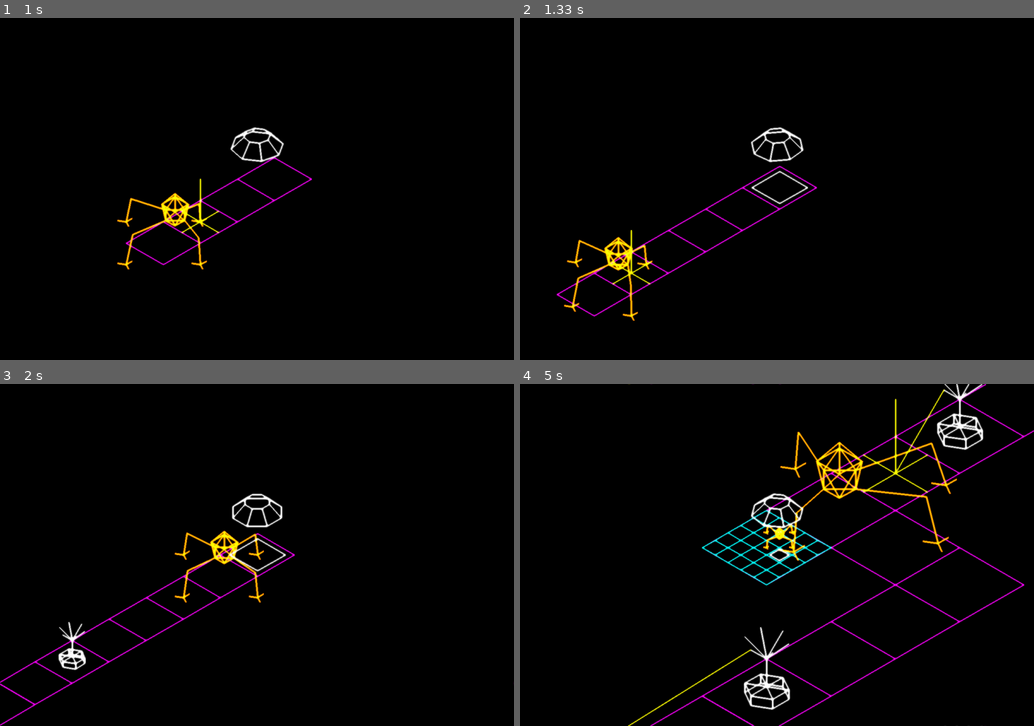
Above: before the commit, frames 1-4 (two rows, left to right).
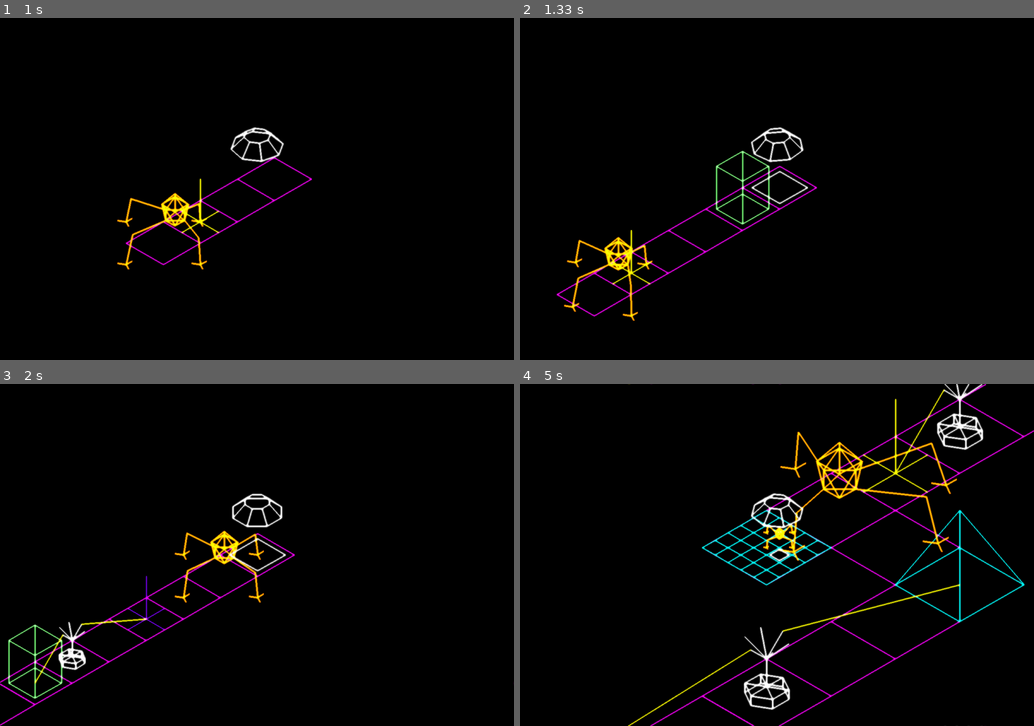
Above: after the commit, the same moments.

Repository: MathewKJ2048/pygame-jam-spring-2025
Game: pygame game, started from src/main.py
Two runs of this game, one before a commit and one after it. Both use one fixed random seed, a clock stepped at 60 frames per second and the inputs below.
Inputs:
- Up to frame 1 (1 s): tap B at 0.33 s; hold V from 0.67 s (still down); hold Right from 0.67 s (still down); tap E at 0.82 s
- Up to frame 2 (1.33 s): release V at 1.13 s; release Right at 1.13 s; hold V from 1.17 s (still down); hold Right from 1.17 s (still down); tap T at 1.32 s
- Up to frame 3 (2 s): release V at 1.63 s; release Right at 1.63 s; hold C from 1.67 s (still down); hold Right from 1.67 s (still down); tap B at 1.82 s
- Up to frame 4 (5 s): release C at 2.13 s; release Right at 2.13 s; hold H 2.17-2.63 s; hold Right 2.17-2.63 s; tap E at 2.32, 3.65 s; hold Right 2.67-3.13 s; tap T at 2.82, 4.15 s; hold Up 3.17-3.47 s; hold W 3.17-3.47 s; tap B at 3.32, 4.72 s; hold Right 3.5-3.97 s; hold Left 4-4.53 s; hold Down 4.57-4.87 s; hold S 4.57-4.87 s; hold Left from 4.9 s (still down)

Frame 1 is identical in both runs. In frame 2, 0.5% of the frame differs, in the area x 38-49%, y 38-61%; in frame 3, 0.7%; in frame 4, 0.9%, in the area x 51-99%, y 36-73%.

Commit message:
added elements, refactored powered objects inheritance

Diff:
--- /dev/null
+++ b/src/battery.py
@@ -0,0 +1,13 @@
+from conf import *
+from object import *
+
+class Battery(PoweredObject):
+	def get_color(self):
+		return GREEN
+	def get_lines(self):
+		n = 4
+		height = 1
+		base = [unit_vector3(i*math.pi*2/n + math.pi/4) for i in range(n)]
+		bottom = [b/2 for b in base]
+		top = [b/2+K3*height for b in base]
+		return make_pair_list(top)+make_pair_list(bottom)+interweave(bottom,top)
--- a/src/cannon.py
+++ b/src/cannon.py
@@ -1 +1,6 @@
 from conf import *
+from object import *
+
+class Cannon(PoweredObject):
+	def get_color(self):
+		return PURPLE
--- a/src/colors.py
+++ b/src/colors.py
@@ -23,3 +23,5 @@
 CYAN = (0,255,255)
 MAGENTA = (255,0,255)
 YELLOW = (255,255,0)
+GREEN = (100,250,100)
+PURPLE = (100,0,200)
--- a/src/conf.py
+++ b/src/conf.py
@@ -71,10 +71,15 @@
 	return math.cos(theta)*I3 + math.sin(theta)*J3
 
 def make_pair_list(base_list):
-	pair_list = []
-	for i in range(len(base_list)):
-		pair_list.append((base_list[i],base_list[(i+1)%len(base_list)]))
-	return pair_list
+	return [(base_list[i],base_list[(i+1)%len(base_list)]) for i in range(len(base_list))]
+
+def interweave(l1,l2,offset=0):
+	N = len(l1)
+	offset = offset+2*N
+	return [(l1[i],l2[(i+offset)%N]) for i in range(N)]
+
+def join(l,u):
+	return [(t,u) for t in l]
 
 def lerp_approach(current,target,rate,dt): # returns new target
 	change = rate*dt
--- a/src/engine.py
+++ b/src/engine.py
@@ -1,13 +1,8 @@
 from conf import *
 from object import *
 
-class Engine(PoweredObject):
-	PORT_NUM = 1
+class Engine(SingleSourcePoweredObject):
 	energy_rate = 1
-	def __init__(self):
-		super().__init__()
-		for p in self.PORTS:
-			p.type = OUTPUT
 	def get_energy(dt):
 		return Engine.energy_rate*dt
 	def get_color(self):
--- a/src/game.py
+++ b/src/game.py
@@ -4,6 +4,9 @@
 from bug import *
 from engine import *
 from tower import *
+from battery import *
+from warper import *
+from cannon import *
 
 
 class Game:
@@ -103,6 +106,21 @@
 		t = HighTower()
 		self.place_object(t)
 		self.make_connection(t)
+
+	def place_battery(self):
+		b = Battery()
+		self.place_object(b)
+		self.make_connection(b)
+
+	def place_cannon(self):
+		c = Cannon()
+		self.place_object(c)
+		self.make_connection(c)
+
+	def place_warper(self):
+		w = Warper()
+		self.place_object(w)
+		self.make_connection(w)
 
 	def make_connection(self,t):
 		# connection policy:
@@ -150,3 +168,38 @@
 		space = Space()
 		space.r = r_
 		self.spaces.append(space)
+
+
+
+def process_pressed_keys(game):
+	pressed_keys = pygame.key.get_pressed()
+	game.builder.v = Vector2(0,0)
+	if pressed_keys[pygame.K_LEFT]:
+		game.builder.v+=-I
+	if pressed_keys[pygame.K_RIGHT]:
+		game.builder.v+=I
+	if pressed_keys[pygame.K_UP]:
+		game.builder.v+=J
+	if pressed_keys[pygame.K_DOWN]:
+		game.builder.v+=-J
+	if game.builder.v.length() > 0:
+		game.builder.v = game.builder.v.normalize()
+	game.builder.v*=VELOCITY
+
+def process_keydown_event(event,game):
+	if event.key == pygame.K_s:
+		game.expand()
+	if event.key == pygame.K_b:
+		game.place_bug()
+	if event.key == pygame.K_e:
+		game.place_engine()
+	if event.key == pygame.K_t:
+		game.place_tower()
+	if event.key == pygame.K_h:
+		game.place_high_tower()
+	if event.key == pygame.K_v:
+		game.place_battery()
+	if event.key == pygame.K_w:
+		game.place_warper()
+	if event.key == pygame.K_c:
+		game.place_cannon()
--- a/src/main.py
+++ b/src/main.py
@@ -9,37 +9,14 @@
 	game = Game()
 	return game
 
-def process_keydown_event(event,game):
-	if event.key == pygame.K_s:
-		game.expand()
-	if event.key == pygame.K_b:
-		game.place_bug()
-	if event.key == pygame.K_e:
-		game.place_engine()
-	if event.key == pygame.K_t:
-		game.place_tower()
-	if event.key == pygame.K_h:
-		game.place_high_tower()
+
 
 def print_logs(dt):
 	log("framerate:",round(1/dt))
 	if DEBUG:
 		print(get_debug_transcript())
 
-def process_pressed_keys(game):
-	pressed_keys = pygame.key.get_pressed()
-	game.builder.v = Vector2(0,0)
-	if pressed_keys[pygame.K_LEFT]:
-		game.builder.v+=-I
-	if pressed_keys[pygame.K_RIGHT]:
-		game.builder.v+=I
-	if pressed_keys[pygame.K_UP]:
-		game.builder.v+=J
-	if pressed_keys[pygame.K_DOWN]:
-		game.builder.v+=-J
-	if game.builder.v.length() > 0:
-		game.builder.v = game.builder.v.normalize()
-	game.builder.v*=VELOCITY
+
 
 
 
--- a/src/object.py
+++ b/src/object.py
@@ -40,7 +40,7 @@
 	def is_free(self):
 		return self.connection == None
 	def is_compatible(self,p):
-		return (self.type == DUAL) or (p.type == DUAL) or (self.type != p.type)
+		return (self.type == DUAL) or (p.type == DUAL)
 	def connect(self,p):
 		p.connection = self
 		self.connection = p
@@ -51,11 +51,15 @@
 		return self.connection.parent
 
 class PoweredObject(PlacedObject):
-	PORT_NUM = 4
+	PORT_NUM = 1
 	RANGE = 1
+	CAPACITY = 0
 	def __init__(self):
 		super().__init__()
 		self.PORTS = [Port(self,Vector3(0,0,0)) for i in range(type(self).PORT_NUM)]
+		self.production_rate = 0
+		self.consumption_rate = 0
+		self.stored = 0
 
 	def get_connected_objects(self):
 		return [p.connection.parent for p in self.get_connected_ports()]
@@ -128,3 +132,17 @@
 				if pu.get_connected_object() == self and pv.get_connected_object() == o:
 					pu.disconnect(pv)
 					return True
+
+class SingleSourcePoweredObject(PoweredObject):
+	PORT_NUM = 1
+	def __init__(self):
+		super().__init__()
+		for p in self.PORTS:
+			p.type = OUTPUT
+
+class SingleSinkPoweredObject(PoweredObject):
+	PORT_NUM = 1
+	def __init__(self):
+		super().__init__()
+		for p in self.PORTS:
+			p.type = INPUT
--- a/src/space.py
+++ b/src/space.py
@@ -13,6 +13,12 @@
 			(-I3-J3)/2,
 			(-I3+J3)/2
 		])
+
+	def get_descendants(self):
+		d = self.children
+		for c in self.children:
+			d+=c.get_descendants()
+		return d
 
 	def get_color(self):
 		if self.level%2 == 0:
--- /dev/null
+++ b/src/warper.py
@@ -0,0 +1,15 @@
+from conf import *
+from object import *
+
+class Warper(SingleSinkPoweredObject):
+	def get_color(self):
+		if self.level%2 == 0:
+			return CYAN
+		return MAGENTA
+	def get_lines(self):
+		n = 4
+		height = 1
+		base = [unit_vector3(i*math.pi*2/n + math.pi/4) for i in range(n)]
+		bottom = [b/math.sqrt(2) for b in base]
+		top = K3
+		return make_pair_list(bottom)+join(bottom,top)
